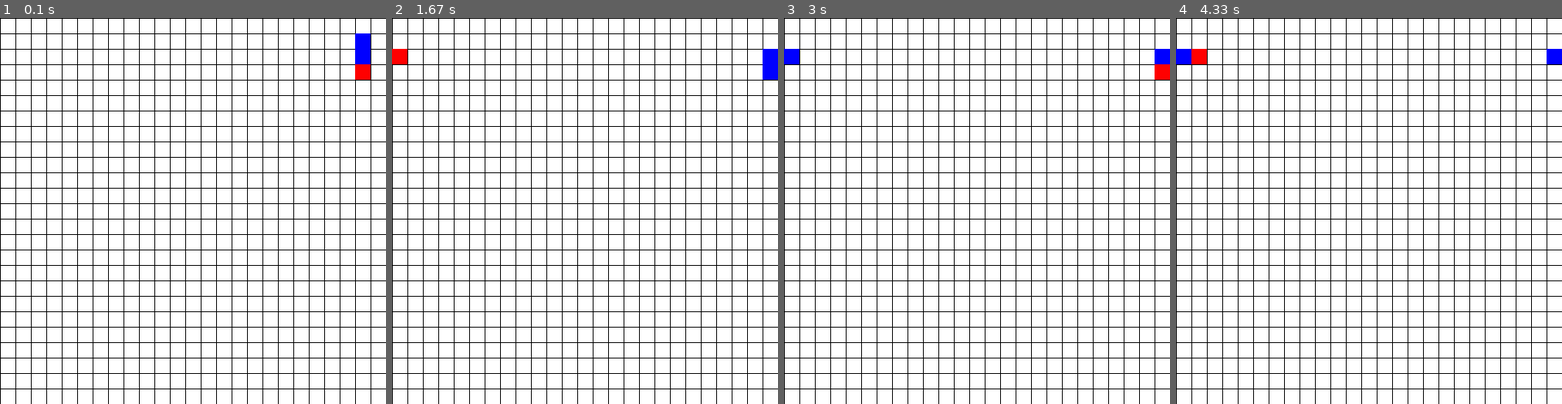
Above: before the commit, frames 1-4 (left to right).
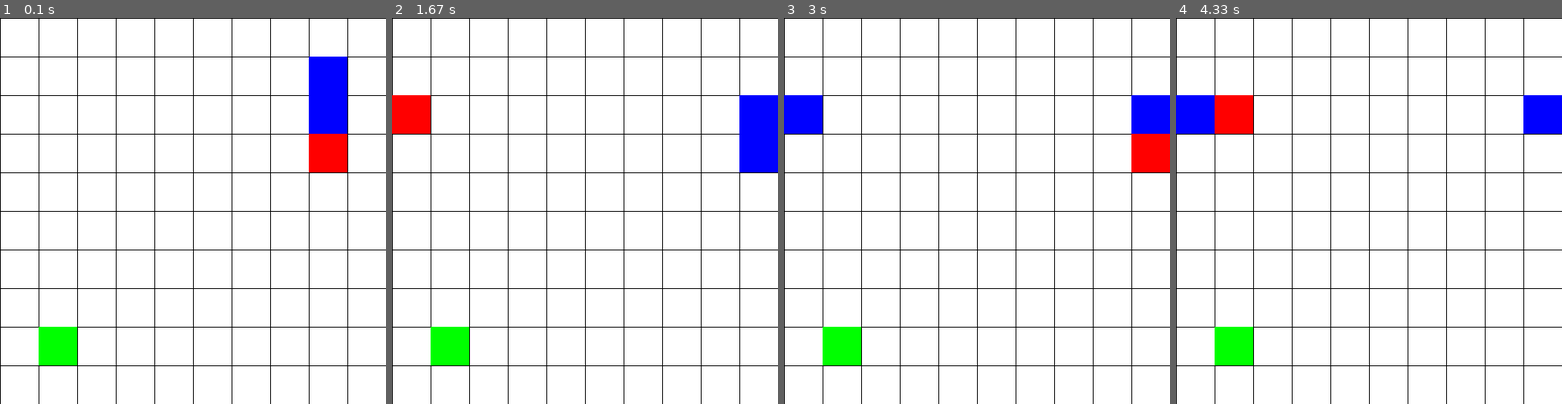
Above: after the commit, the same moments.

Repository: kobili/pygame-snake
Game: pygame game, started from main.py
Same seed, same stepped clock (60 frames per second), same inputs: the game is played once before the commit and once after it.
Inputs:
- Up to frame 1 (0.1 s): no input
- Up to frame 2 (1.67 s): hold Right 0.33-0.8 s; hold Up 0.83-1.13 s; hold Right 1.17-1.63 s
- Up to frame 3 (3 s): hold Left 1.67-2.2 s; hold Down 2.23-2.53 s
- Up to frame 4 (4.33 s): hold Up 3-3.37 s; hold Right 3.4-4.03 s

The runs differ from the first frame. In frame 1, 14% of the frame differs, in the area x 0-100%, y 0-100%; in frame 2, 14%; in frame 3, 14%; in frame 4, 14%.

Commit message:
Move game objects to a GameState class

Diff:
--- /dev/null
+++ b/food.py
@@ -0,0 +1,13 @@
+import pygame
+
+class Food:
+    def __init__(self, x: int, y: int, square_size: int):
+        self.x = x
+        self.y = y
+        self.square_size = square_size
+        # self.snake_x = snake_x
+        # self.snake_y = snake_y
+
+    def render(self, WINDOW: pygame.Surface):
+        square = pygame.Rect(self.x, self.y, self.square_size, self.square_size)
+        pygame.draw.rect(WINDOW, (0, 255, 0), square)
--- /dev/null
+++ b/game_state.py
@@ -0,0 +1,19 @@
+from snake import Snake, Direction
+from food import Food
+import pygame
+
+class GameState:
+    def __init__(self, window: pygame.Surface, grid_size: int, window_width: int, window_height: int):
+        self.snake = Snake(window_width - 2 * grid_size, 2 * grid_size, Direction.DOWN, window_width - grid_size, window_height - grid_size, grid_size)
+        self.food = Food(grid_size, window_height - 2 * grid_size, grid_size)
+        self.window = window
+
+    def handle_input(self, pressed):
+        self.snake.update_direction(pressed)
+
+    def update(self):
+        self.snake.update()
+
+    def render(self):
+        self.food.render(self.window)
+        self.snake.render(self.window)
--- a/main.py
+++ b/main.py
@@ -3,7 +3,7 @@
 import random
 from pygame.locals import *
 from debug import draw_grid
-import snake
+from game_state import GameState
 
 pygame.init()
 
@@ -15,14 +15,12 @@
 fpsClock = pygame.time.Clock()
 WINDOW_WIDTH = 500
 WINDOW_HEIGHT = 500
-GRID_SQUARE_SIZE = 20
-
-SNAKE_START = (WINDOW_WIDTH - 2 * GRID_SQUARE_SIZE, 2 * GRID_SQUARE_SIZE)
-
-snake_object = snake.Snake(SNAKE_START[0], SNAKE_START[1], snake.Direction.DOWN, WINDOW_WIDTH - GRID_SQUARE_SIZE, WINDOW_HEIGHT - GRID_SQUARE_SIZE, GRID_SQUARE_SIZE)
+GRID_SQUARE_SIZE = 50
 
 WINDOW = pygame.display.set_mode((WINDOW_WIDTH, WINDOW_HEIGHT))
 pygame.display.set_caption('My Game!')
+
+game_state = GameState(WINDOW, GRID_SQUARE_SIZE, WINDOW_WIDTH, WINDOW_HEIGHT)
 
 # The main function that controls the game
 def main():
@@ -38,15 +36,15 @@
 
         # Processing: Section will be built later
         pressed = pygame.key.get_pressed()
-        snake_object.update_direction(pressed)
+        game_state.handle_input(pressed)
 
         if frames % 30 == 0:
-            snake_object.update()
+            game_state.update()
 
         # Render elements of the game
         WINDOW.fill(BACKGROUND)
         draw_grid(WINDOW, GRID_SQUARE_SIZE)
-        snake_object.render(WINDOW)
+        game_state.render()
 
         pygame.display.update()
         fpsClock.tick(FPS)
